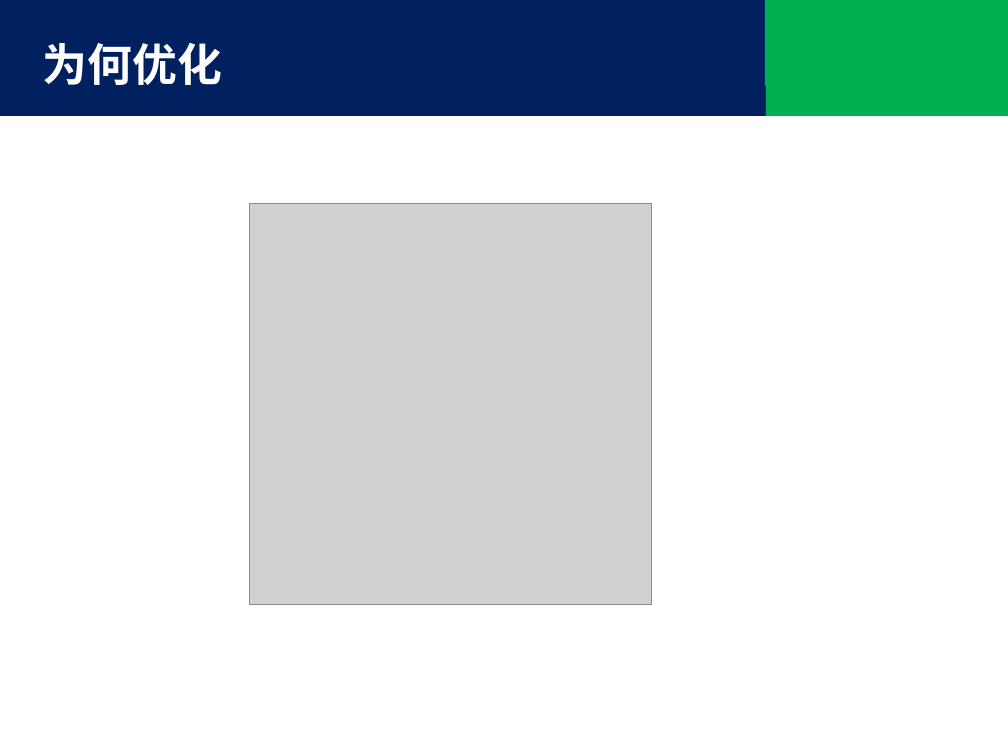
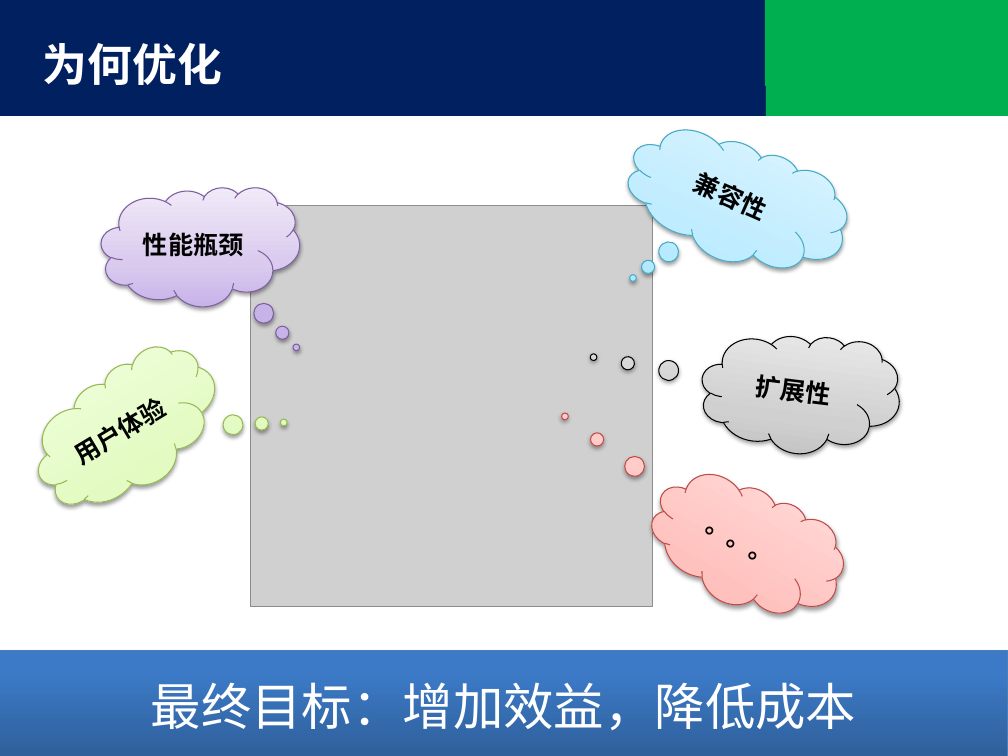
Before and after one commit to tjx222/javatrain, a slide deck: slide 3 of 前端优化.pptx. Drawn at 1008x756 pixels with LibreOffice and Linux fonts; fonts in the diff are those of the drawing; grey boxes stand for pictures; background and template pictures are left out. Boxes give left, top, right and bottom in pixels: in the first picture for what was removed or moved away, otherwise in the second. Text is boxed around its words. In the diff, an @@ line names an element or a change of style, - is before the commit and + after.

```diff
--- a/前端优化.pptx
+++ b/前端优化.pptx
@@ thought cloud added at [610, 101, 864, 302], fill gradient #A7E6FF to #C1EDFF to #E7F8FF, outline #46AAC5 0.75 pt, 18 pt, text #000000, bold @@
+兼容性
@@ thought cloud added at [101, 187, 299, 306], fill gradient #C9B5E8 to #D8CBEE to #F0EAF9, outline #7D60A0 0.75 pt, 18 pt, text #000000, bold @@
+性能瓶颈
@@ thought cloud added at [12, 327, 243, 531], fill gradient #DAFDA7 to #E4FCC2 to #F5FFE7, outline #98B955 0.75 pt, 18 pt, text #000000, bold @@
+用户体验
@@ thought cloud added at [695, 323, 907, 465], fill gradient #BDBDBD to #D1D1D1 to #EEEEEE, outline #000000 0.75 pt, 18 pt, text #000000, bold @@
+扩展性
@@ thought cloud added at [631, 445, 862, 647], fill gradient #FFA6A5 to #FFC0BF to #FFE7E7, outline #BF4C48 0.75 pt, 18 pt, text #000000, bold @@
+。。。
@@ rectangle added at [0, 651, 1008, 756], fill gradient #2F5F99 to #3D7CC7 to #3A7CCB, outline #4B7EBC 0.75 pt, 36 pt, text #FFFFFF @@
+最终目标：增加效益，降低成本
```
Also in this commit, not shown: 1 other slide changed.
